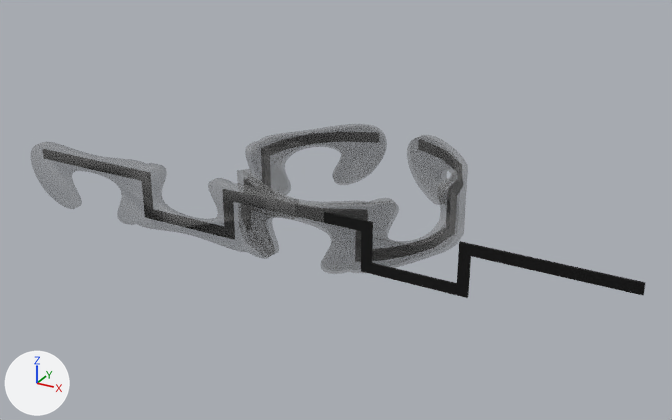
The glTF model model4.glb, before and after one commit.
Both versions are drawn from a 50 mm camera at (17.83, -13.18, 9.4) aimed at (7.73, 5.2, 0.21). Arrows for +X, +Y and +Z are at lower left; the lights stay in place. The first picture is the older version. Where no turn or scale is listed for an object, it has been applied to the vertices.

Before the edit, the objects in view are built like this:
```python
mat_material_001 = principled_material('Material.001')
mat_material_001.base_color = (0.232, 0.232, 0.232)  # grey #848484
mat_material_001.alpha = 0.346
me_boîtier = bpy.data.meshes.new('Boîtier')
me_boîtier.from_pydata(...)  # 562 vertices, 1120 faces; spans x -7.89..0.01, y -0.1..0.11, z -0.89..0.81
me_boîtier.materials.append(mat_material_001)  # grey #848484
me_boîtier_001 = bpy.data.meshes.new('Boîtier.001')
me_boîtier_001.from_pydata(...)  # 9730 vertices, 19456 faces; spans x -7.47..7.5, y -0.04..0.04, z -0.75..0.45
me_boîtier_001.materials.append(mat_material_002)  # black #000000
me_boîtier_002 = bpy.data.meshes.new('Boîtier.002')
me_boîtier_002.from_pydata(...)  # 1686 vertices, 3922 faces; spans x -2.78..2.78, y -0.14..5.39, z -0.89..0.81
me_boîtier_002.materials.append(mat_material_001)  # grey #848484
ob_boîtier = bpy.data.objects.new('Boîtier', me_boîtier)
ob_boîtier.location = (8.01, 2.84, 0.69)
ob_boîtier_001 = bpy.data.objects.new('Boîtier.001', me_boîtier_001)
ob_boîtier_001.location = (8.01, 2.83, 0.84)
ob_boîtier_002 = bpy.data.objects.new('Boîtier.002', me_boîtier_002)
ob_boîtier_002.location = (8.01, 2.84, 0.69)
```
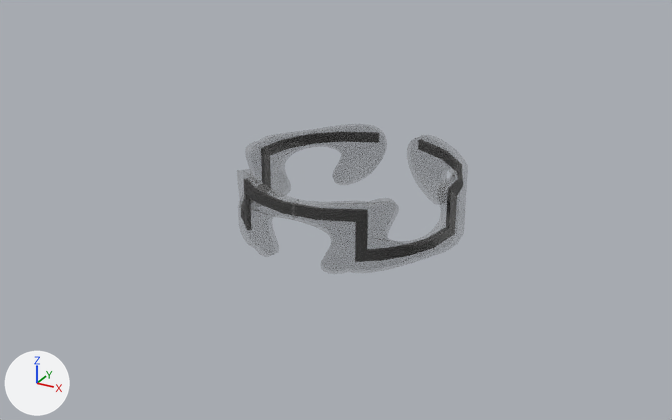
Pixel boxes [x1, y1, x2, y2] of what changed, in the pictures (672 x 420 px):
'Boîtier.002', surface changed: [237, 124, 468, 274] in both
'Boîtier', deleted: before [31, 142, 297, 259]
'Boîtier.001', deleted (black): before [324, 212, 646, 298]

Edits to the bpy script that builds the scene:
```text
Change mat_material_001:
    mat_material_001.alpha: 0.346 -> 0.223
Remove ob_boîtier:
    ob_boîtier = bpy.data.objects.new('Boîtier', me_boîtier)
    ob_boîtier.location = (8.01, 2.84, 0.69)
Remove ob_boîtier_001:
    ob_boîtier_001 = bpy.data.objects.new('Boîtier.001', me_boîtier_001)
    ob_boîtier_001.location = (8.01, 2.83, 0.84)
```
